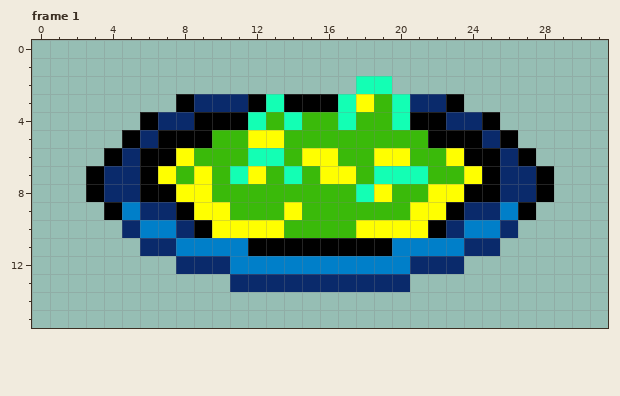
Pixel-art file: assets/sprites/checkpoint_pad.ase. The picture above is the old version.
32x16 pixels, 1 frame. Shown: frame 1. The commit also changed other frames, which this record leaves out.
Now the later version:
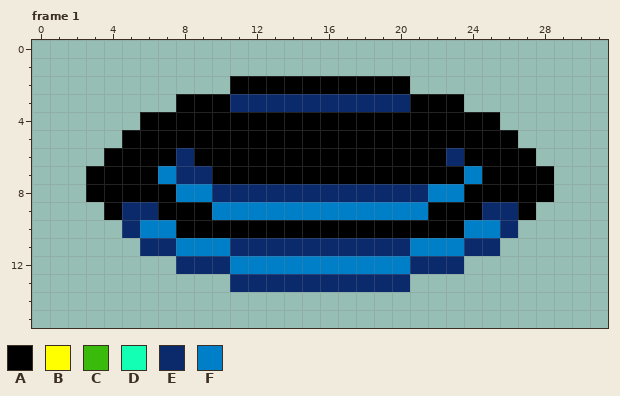
Palette (. is transparent): A #000000  B #ffff00  C #3aba0a  D #13ffb4  E #0a2a6b  F #007fc9
Edits made:
Changed rows in their new state; - is an unchanged pixel.
Frame 1:
first column x 4:
 2 -------AAAAAAAAAA-------
 3 -----AA-EEEEEEEEEAA-----
 4 ---AA---AAAAAAAAA--AA---
 5 --A---AAAAAAAAAAAA---A--
 6 -A--EAAAAAAAAAAAAAAE--A-
 7 AA-FEEAAAAAAAAAAAAAAF-AA
 8 AA--FFEEEEEEEEEEEEFF--AA
 9 -E-A-AFFFFFFFFFFFFA-A-E-
10 ----A-AAAAAAAAAAAA-A----
11 -------EEEEEEEEEE-------
Pixel boxes of the changes (left, top, right, bottom) in both pictures:
changed: (104, 76, 536, 256)
